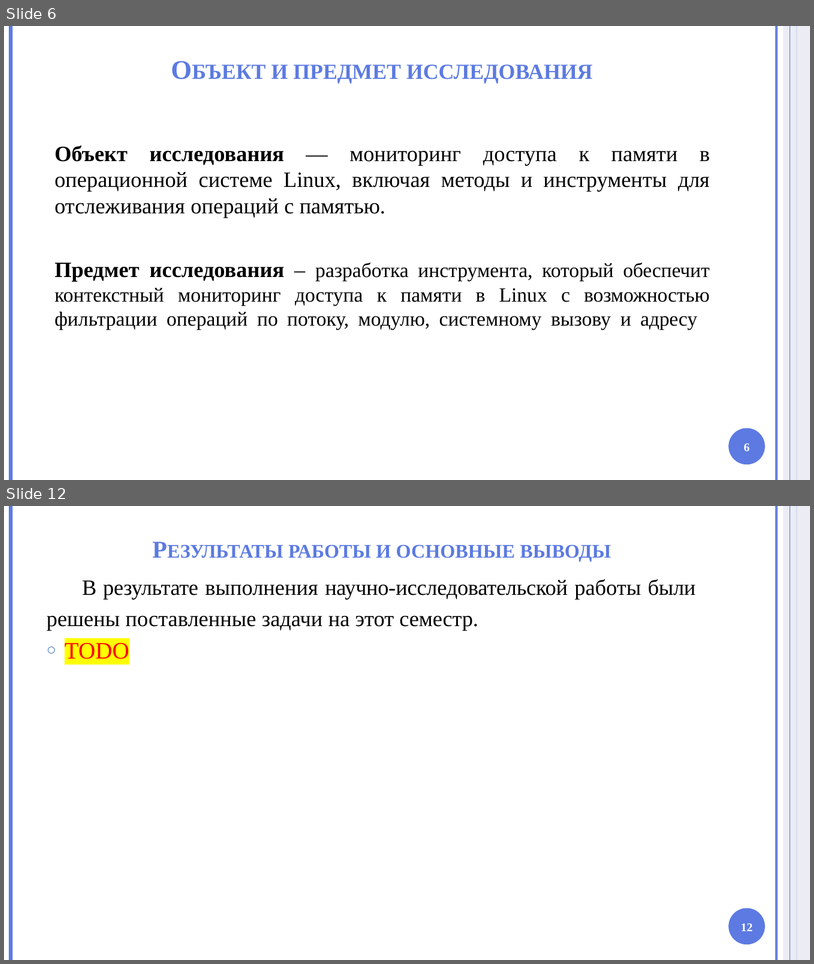
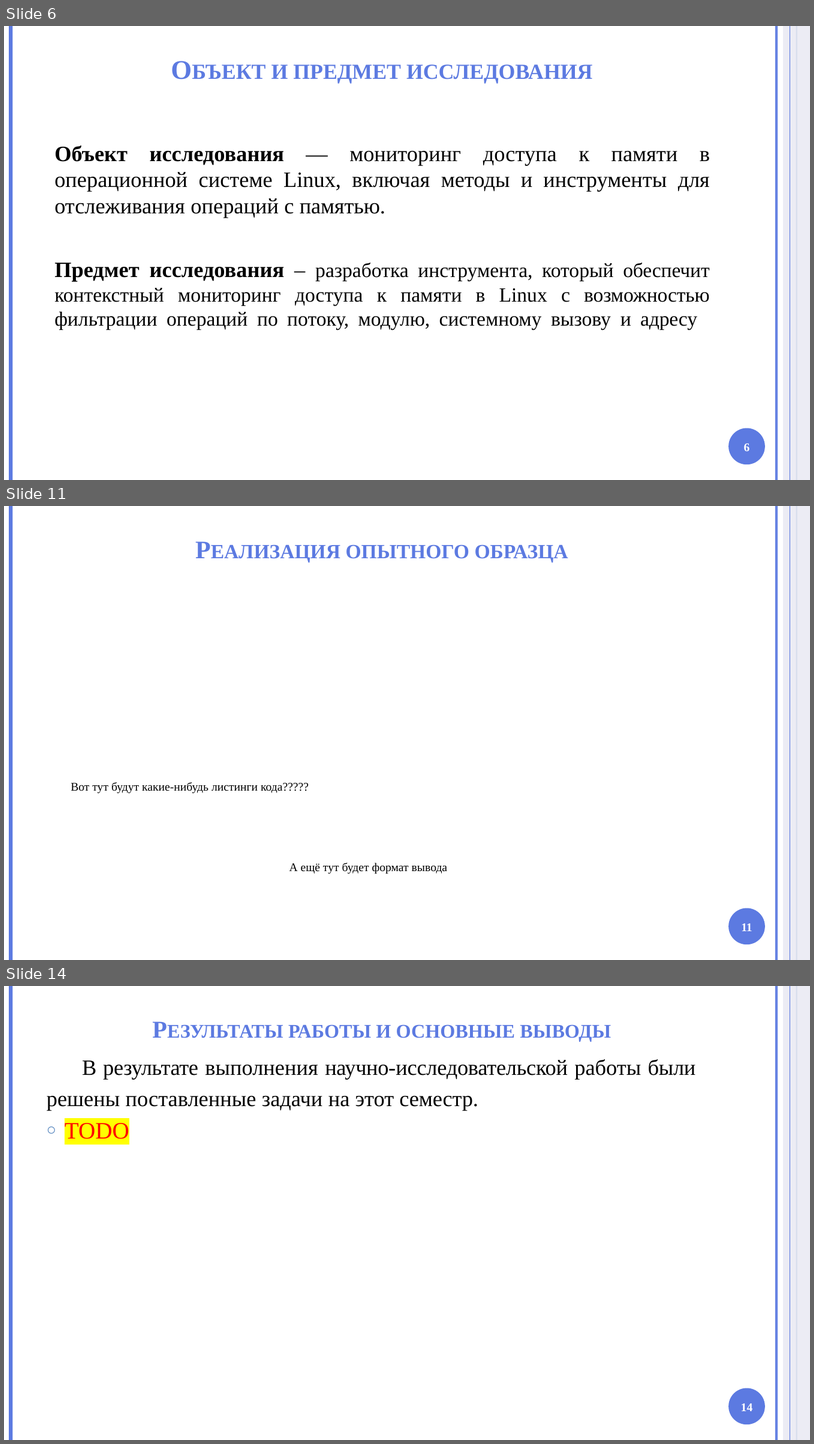
Before and after one commit to HotHeadd/nir_mephi, a slide deck: part2/Презентация.pptx. Shown one above the other, each under a label of ours: slides 6 and 12 before the commit, slides 6, 11 and 14 after it; the slides between them are not shown. The pictures are 814x964 and 814x1444 pixels, drawn with LibreOffice and Linux fonts; fonts in the diff are those of the drawing; background and template pictures are left out. Boxes give left, top, right and bottom in pixels: in the first picture for what was removed or moved away, otherwise in the second. Text is boxed around its words. In the diff, an @@ line names an element or a change of style, - is before the commit and + after.

```diff
--- a/part2/Презентация.pptx
+++ b/part2/Презентация.pptx
@@ slide 11 added at (x1=4, y1=506, x2=810, y2=960), background #FFFFFF; not listed: 6 template elements that a slide beside it also shows @@
@@ title added at (x1=346, y1=544, x2=569, y2=562), 30 pt, text #5C7AE1, bold, small capitals @@
+Реализация опытного образца
@@ text added at (x1=71, y1=782, x2=309, y2=793), 14 pt, text #000000 @@
+Вот тут будут какие-нибудь листинги кода?????
@@ text added at (x1=290, y1=862, x2=448, y2=874), 14 pt, text #000000 @@
+А ещё тут будет формат вывода
@@ page number added at (x1=741, y1=923, x2=753, y2=931), 14 pt, text #FFFFFF, bold @@
+11
@@ what was slide 12 is now slide 14 @@
@@ page number at (x1=741, y1=1403, x2=753, y2=1411): text changed @@
-12
+14
```
Also in this commit, not shown: 2 slides changed, 5 other slides added, 4 slides removed, 32 other files.
